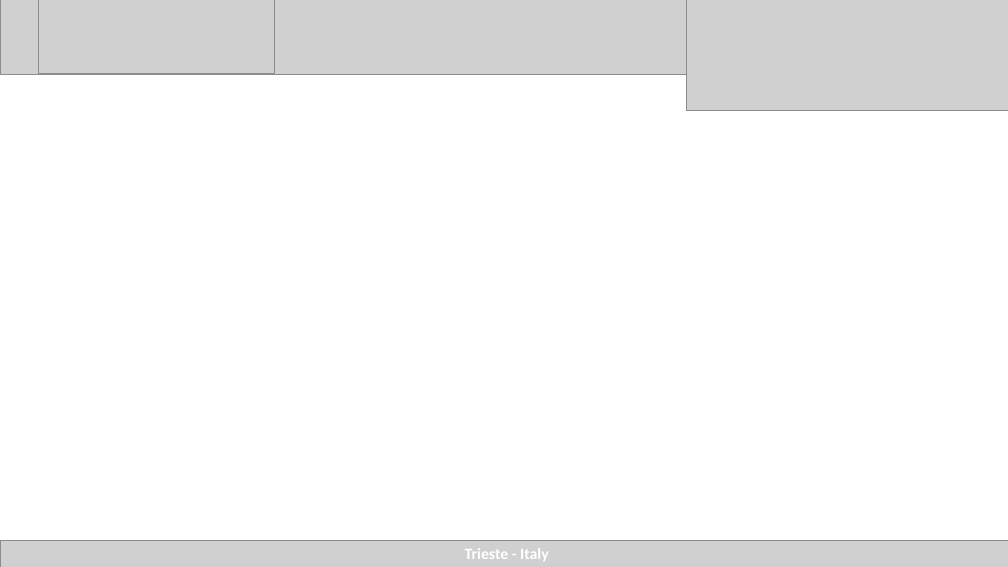
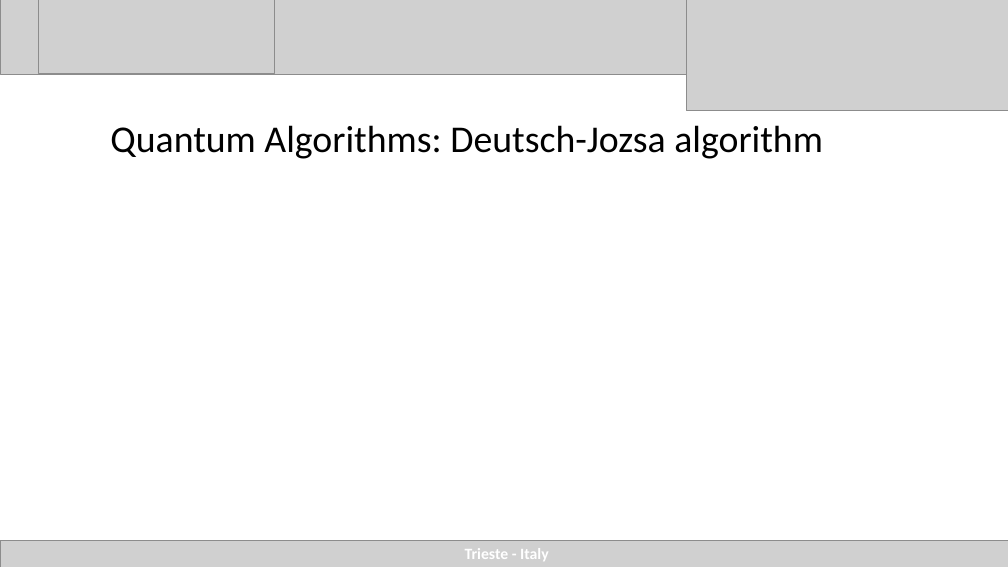
Before and after one commit to agustinsilva447/FPGA, a slide deck: slide 36 of presentacion/presentacion_final/quantum ictp.pptx (slide 32 before the commit). Drawn at 1008x567 pixels with LibreOffice and Linux fonts; fonts in the diff are those of the drawing; grey boxes stand for pictures. Boxes give left, top, right and bottom in pixels: in the first picture for what was removed or moved away, otherwise in the second. Text is boxed around its words. In the diff, an @@ line names an element or a change of style, - is before the commit and + after.

Commit message:
quantum presentation

```diff
--- a/presentacion/presentacion_final/quantum ictp.pptx
+++ b/presentacion/presentacion_final/quantum ictp.pptx
@@ title added at [110,125,823,159], 36 pt, text #000000 @@
+Quantum Algorithms: Deutsch-Jozsa algorithm
```
Also in this commit, not shown: 16 other slides changed, 8 slides added, 3 slides removed, 1 other file.
